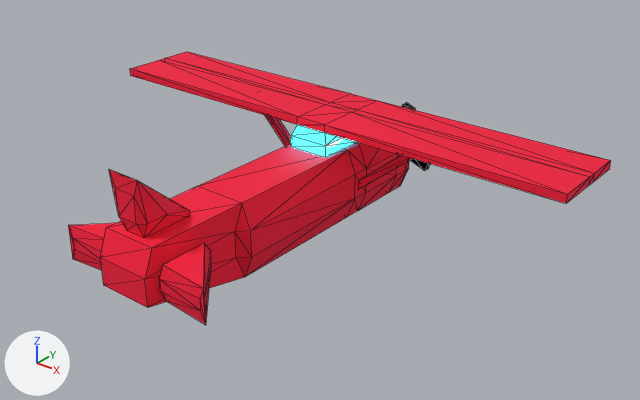
What one commit did to the glTF model threejs-vite/models/plane.glb.
The view is the same before and after, from a 50 mm camera at (27.6, -37.2, 20.1) aimed at (2.3, -5.6, 0.5). Every picture has the same lights, and +X, +Y and +Z are marked at lower left. Mesh edges are drawn as thin lines. Where no turn or scale is listed for an object, it has been applied to the vertices. Vertices at the same position are counted once.
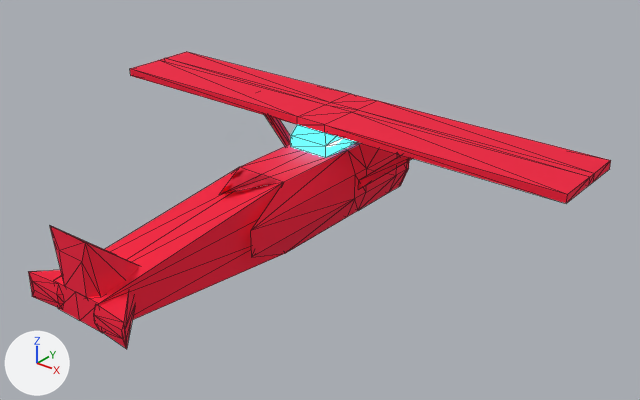
Commit message: new plane

Boxes (x1, y1, x2, y2) around the edits, measured in the pictures (640 x 400 px; the box of a moved part takes in the faces that stretch with it):
'Cube.002', reshaped (7% wider, 9% taller): before (68, 52, 611, 325); after (28, 52, 611, 349)
part 1 of me_cube_003, moved or reshaped: before (159, 243, 211, 325); after (94, 291, 135, 349)
part 2 of me_cube_003, moved or reshaped: before (68, 223, 116, 270); after (28, 270, 63, 309)
part 3 of me_cube_003, added (red): after (50, 226, 139, 299)
part 4 of me_cube_003, deleted (red): before (109, 170, 190, 238)
part 5 of me_cube_003, built on: before (100, 103, 430, 308); after (54, 142, 361, 333)

Diff of the bpy script that builds the scene:
```diff
--- a/threejs-vite/models/plane.glb.py
+++ b/threejs-vite/models/plane.glb.py
@@ me_cube_003 @@
 # used by ob_cube_002; location = (0.0, 0.0, -0.5)
-me_cube_003.from_pydata(...)  # 204 vertices, 378 faces; spans x -14.3..14.3, y -16.4..4.8, z -2.1..5.4
+me_cube_003.from_pydata(...)  # 226 vertices, 422 faces; spans x -14.3..14.3, y -19.0..4.8, z -1.6..4.1
+# me_cube_003 part 1: the loose piece of 18 vertices spanning x 1.5..4.5, y -15.8..-12.7, z -0.3..1.5 is scaled about its middle by 0.709, then moved by (-0.9, -3.6, -0.3)
+# me_cube_003 part 2: the loose piece of 18 vertices spanning x -4.4..-1.5, y -15.8..-12.7, z -0.3..1.5 is scaled about its middle by 0.709, then moved by (0.9, -3.6, -0.3)
+# me_cube_003 part 3: a new loose piece of 24 vertices spanning x -1.2..1.2, y -18.9..-15.0, z 0.1..3.9, in mat_imphenziapixpal
+# me_cube_003 part 4: the loose piece of 18 vertices spanning x -0.9..0.9, y -15.8..-12.8, z 2.4..5.4 is deleted
+# me_cube_003 part 5
+# 7 vertices are removed from x -1.5..1.5, y -16.4..-10.4, z -0.3..2.4
+# 48 faces are deleted
+# 4 vertices in x -1.5..1.5, y -10.9, z -0.3..1.1 move by (0.0, 2.6, 0.0)
+# 19 vertices move from x -2.5..2.5, y -16.4..4.8, z -2.1..2.9 to x -1.6..1.6, y -18.9..4.8, z -1.6..2.0
+# 9 vertices are added at x -1.5..1.5, y -18.9..-7.3, z -0.3..2.4
+# 14 new vertices lie (-1.5, 0.0, 0.0) away from vertices in x 1.5, y -16.4..3.7, z -1.6..2.4
+# 80 new faces join them
 me_cube_003.materials.append(mat_imphenziapixpal)
```
